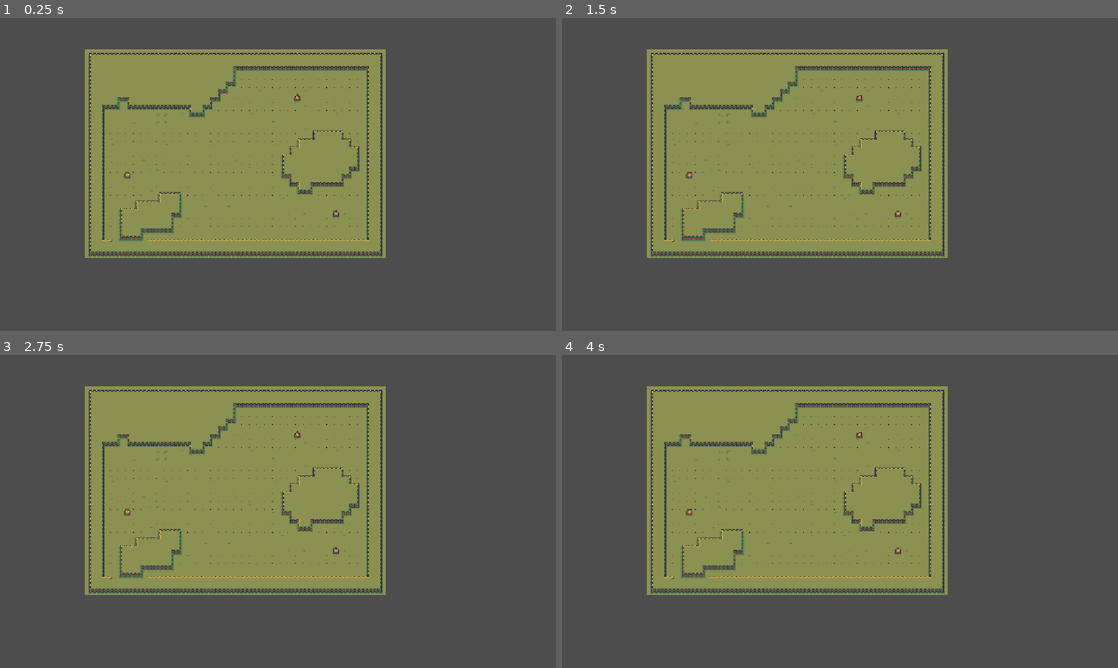
Above: before the commit, frames 1-4 (two rows, left to right).
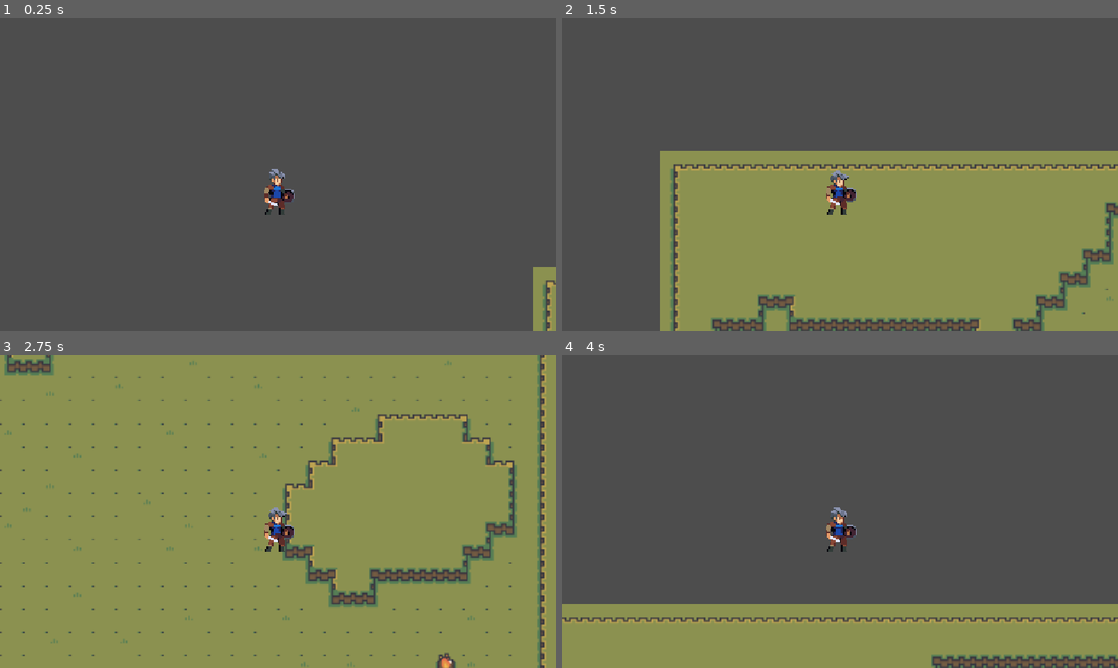
Above: after the commit, the same moments.

Repository: oliverholmes42/gamejam25
Game: Godot game, scene res://over_world.tscn
Two runs of this game, one before a commit and one after it. Both use one fixed random seed, a clock stepped at 60 frames per second and the inputs below. Before the commit the project has no main scene; this scene is started directly in both runs.
Inputs:
- Up to frame 1 (0.25 s): no input
- Up to frame 2 (1.5 s): tap Enter at 0.5 s; hold Right (move_right) 0.53-1.28 s; hold Down (move_down) from 1.28 s (still down)
- Up to frame 3 (2.75 s): release Down (move_down) at 2.03 s; hold Right (move_right) from 2.03 s (still down)
- Up to frame 4 (4 s): release Right (move_right) at 2.78 s; hold Up (move_up) 2.78-3.53 s; hold Left (move_left) from 3.53 s (still down)

The runs differ from the first frame. In frame 1, 35% of the frame differs, in the area x 15-100%, y 10-100%; in frame 2, 49%; in frame 3, 68%, in the area x 0-100%, y 0-100%; in frame 4, 53%.

Commit message:
camera working
100% done no more work needed

Diff:
--- a/over_world.tscn
+++ b/over_world.tscn
@@ -1,5 +1,6 @@
-[gd_scene load_steps=7 format=4 uid="uid://bnvvoqhswk0ll"]
-
+[gd_scene load_steps=8 format=4 uid="uid://bnvvoqhswk0ll"]
+
+[ext_resource type="PackedScene" path="res://playerCharacter.tscn" id="1_8qqes"]
 [ext_resource type="Texture2D" uid="uid://c772di20dt1lg" path="res://forest_/forest_.png" id="1_g6q0d"]
 [ext_resource type="Texture2D" uid="uid://cvl6revj6pnx0" path="res://forest_/forest_ [resources].png" id="2_5bajq"]
 
@@ -280,3 +281,8 @@
 [node name="Items" type="TileMapLayer" parent="."]
 tile_map_data = PackedByteArray("AAAQABQAAAAHAAcAAAArABkAAAAHAAcAAAAmAAoAAAAHAAcAAAA=")
 tile_set = SubResource("TileSet_0tbcg")
+
+[node name="PlayerCharacter" parent="." instance=ExtResource("1_8qqes")]
+
+[node name="Camera2D" type="Camera2D" parent="PlayerCharacter"]
+zoom = Vector2(3, 3)
--- a/project.godot
+++ b/project.godot
@@ -11,6 +11,7 @@
 [application]
 
 config/name="New Game Project"
+run/main_scene="uid://bnvvoqhswk0ll"
 config/features=PackedStringArray("4.5", "Forward Plus")
 config/icon="res://icon.svg"
 
